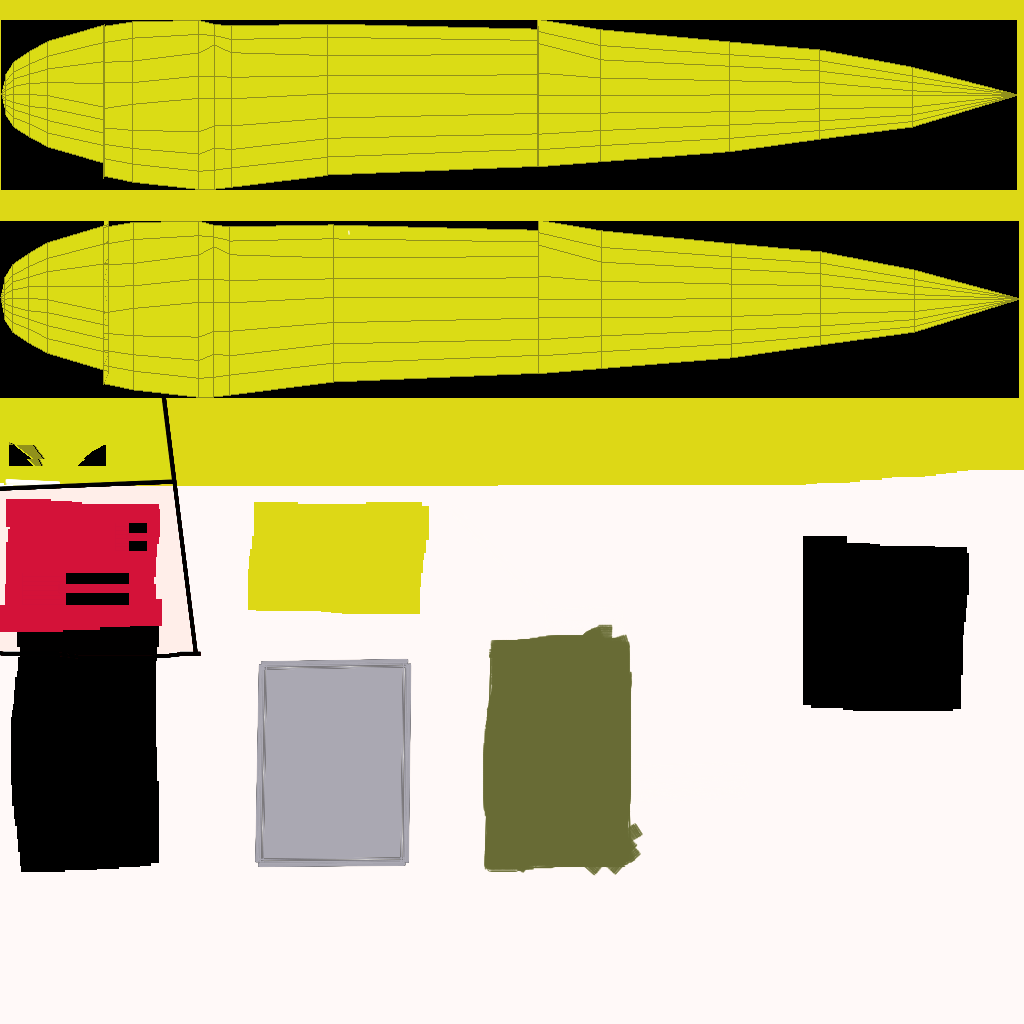
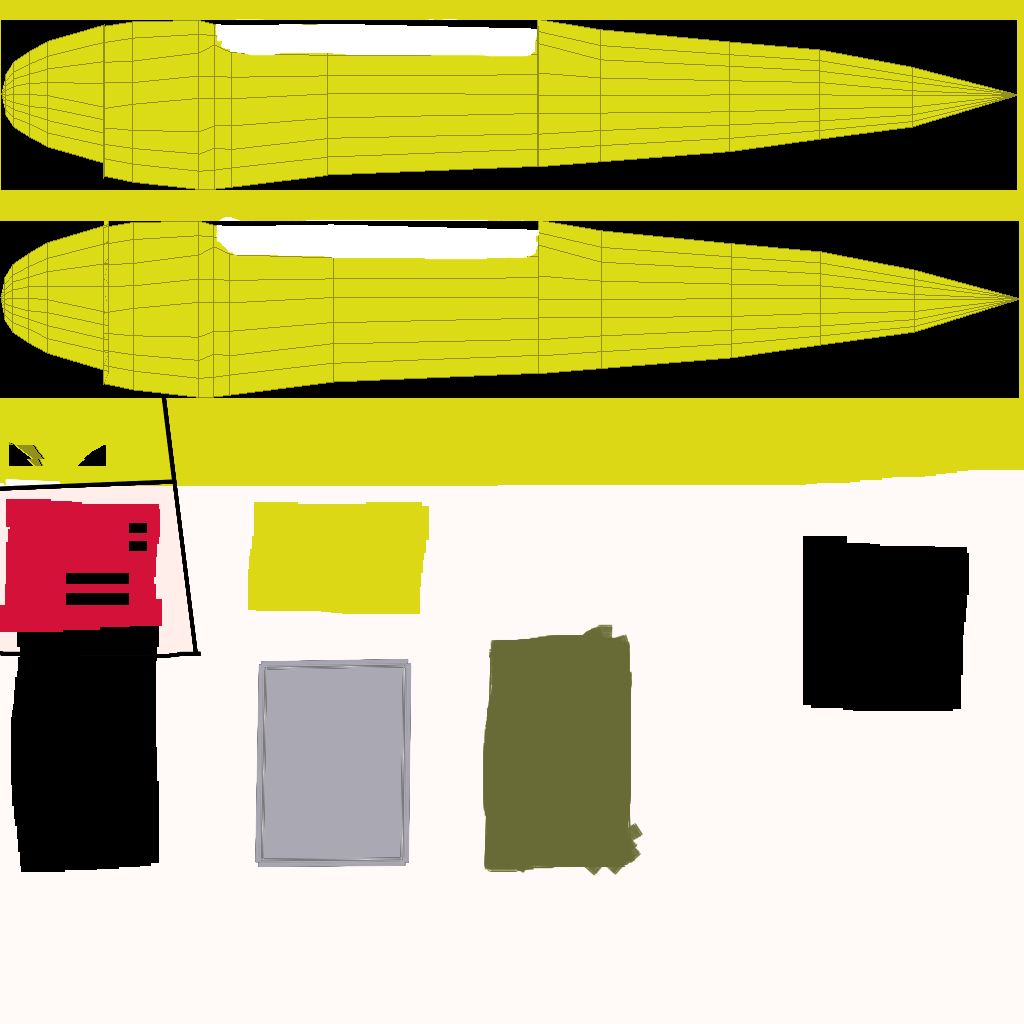
Layered file, before and after one edit (1024px x 1024px). Changes by layer:
painted on "background" (1st of 2) over (214, 18, 540, 260)
painted on "background" (2nd of 2) over (214, 18, 540, 260)
